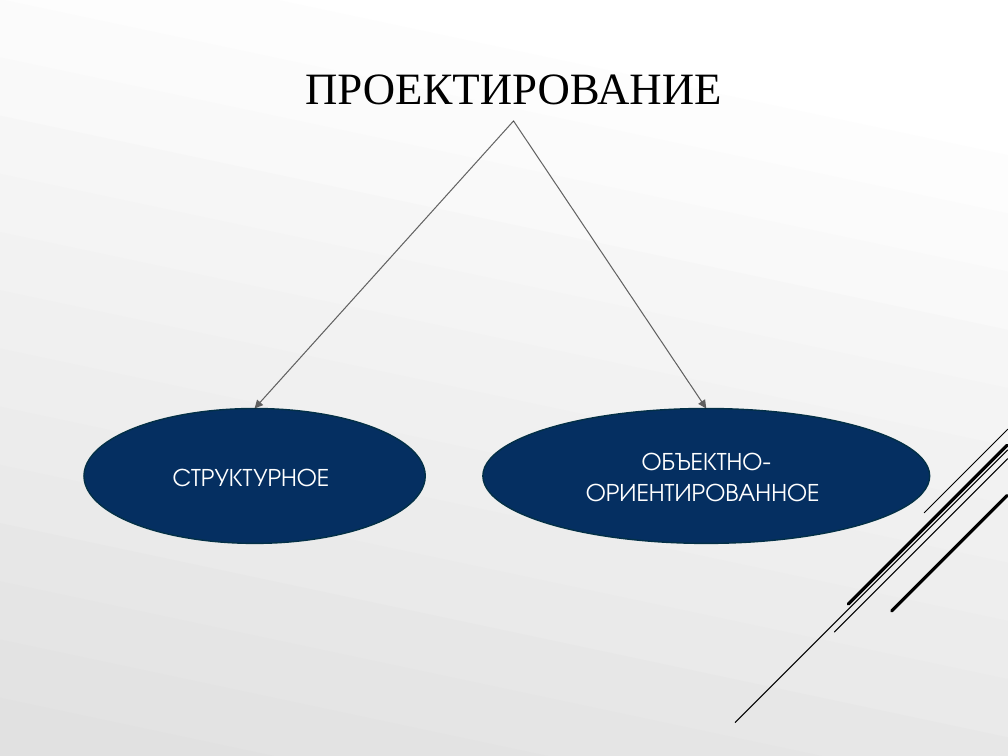
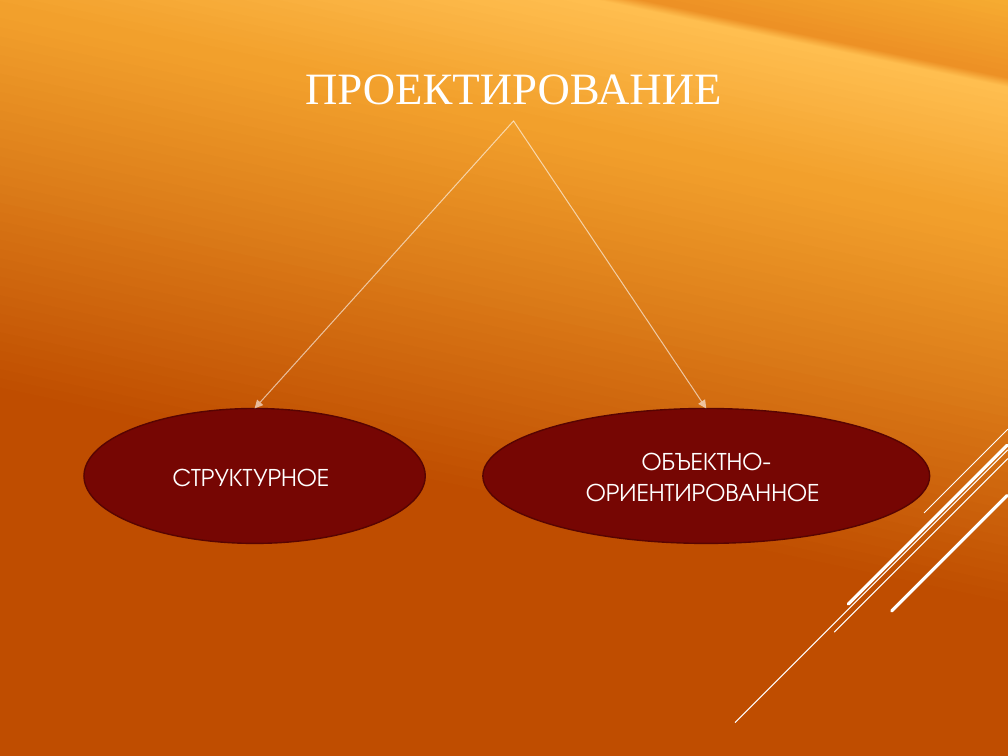
Before and after one commit to happycozero/AIS-Payment-Bills, a slide deck: slide 8 of Документация/Презентация/Презентация Дикарев ПС-19Б.PPTX. Drawn at 1008x756 pixels with LibreOffice and Linux fonts; fonts in the diff are those of the drawing. Boxes give left, top, right and bottom in pixels: in the first picture for what was removed or moved away, otherwise in the second. Text is boxed around its words. In the diff, an @@ line names an element or a change of style, - is before the commit and + after.

```diff
--- a/Документация/Презентация/Презентация Дикарев ПС-19Б.PPTX
+++ b/Документация/Презентация/Презентация Дикарев ПС-19Б.PPTX
@@ background gradient #FFFFFF to #E1E1E1 to gradient #F6AB31 to #ED9125 to #FFBF50 to #F2A02C to #C04D00 @@
@@ title "ПРОЕКТИРОВАНИЕ" at <box>305,74,721,105</box>: text colour #000000 to #FFFFFF @@
@@ arrow (513, 121) - (255, 408): stroke #000000 0.75 pt to #FFFFFF 0.75 pt @@
@@ arrow (513, 121) - (707, 408): stroke #000000 0.75 pt to #FFFFFF 0.75 pt @@
@@ ellipse "СТРУКТУРНОЕ" at <box>84,408,425,543</box>: fill #052F61 to #760603; outline #043148 1 pt to #570402 1 pt @@
@@ ellipse "ОБЪЕКТНО-ОРИЕНТИРОВАННОЕ" at <box>483,408,929,543</box>: fill #052F61 to #760603; outline #043148 1 pt to #570402 1 pt @@
@@ line (1007, 446) - (849, 604): stroke #000000 2.25 pt to #FFFFFF 2.25 pt @@
@@ line (1008, 429) - (924, 513): stroke #000000 0.75 pt to #FFFFFF 0.75 pt @@
@@ line (1008, 450) - (736, 723): stroke #000000 0.75 pt to #FFFFFF 0.75 pt @@
@@ line (1008, 459) - (835, 632): stroke #000000 0.75 pt to #FFFFFF 0.75 pt @@
@@ line (1007, 496) - (892, 611): stroke #000000 2.25 pt to #FFFFFF 2.25 pt @@
```
Also in this commit, not shown: 22 other slides changed, 5 other files.
